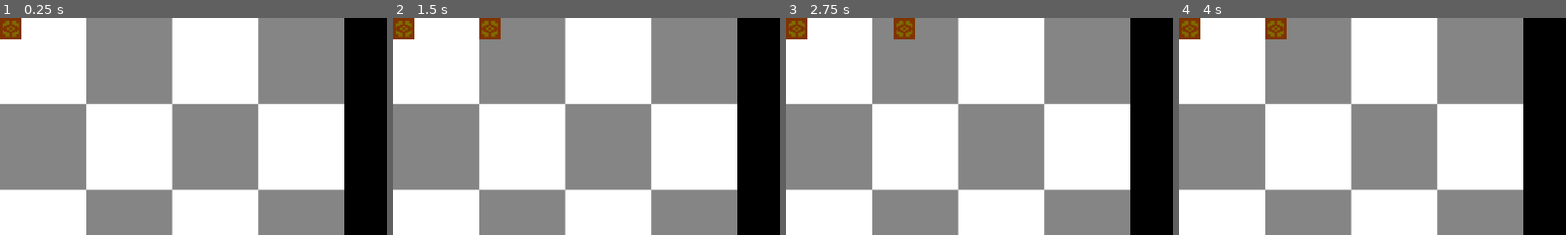
Above: before the commit, frames 1-4 (left to right).
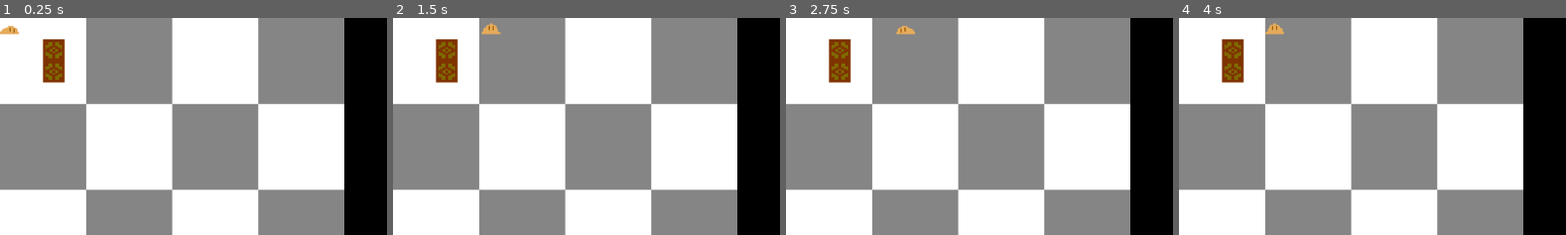
Above: after the commit, the same moments.

Repository: ANGELIX-sys/polycore
Game: Godot game, scene res://world.tscn
Two runs of this game, one before a commit and one after it. Both use one fixed random seed, a clock stepped at 60 frames per second and the inputs below.
Inputs (mouse positions are % of the whole screen's width and height, from its top left):
- Up to frame 1 (0.25 s): no input
- Up to frame 2 (1.5 s): tap Enter at 0.5 s; move the mouse to (72, 45) at 0.52 s; hold Right (move_right) 0.53-1.25 s; hold Shift (move_modifier) 0.53-1.25 s; click (72, 45) at 0.67 s; tap Space at 1.25 s; drag from (30, 55) to (45, 70) at 1.27 s
- Up to frame 3 (2.75 s): tap Enter at 2 s; move the mouse to (60, 28) at 2.02 s; hold Right (move_right) from 2.03 s (still down); tap Delete at 2.1 s
- Up to frame 4 (4 s): release Right (move_right) at 2.75 s; tap Space at 2.75 s; drag from (45, 70) to (20, 35) at 2.77 s; tap Enter at 3.5, 3.6 s; move the mouse to (80, 65) at 3.52 s; hold Left (move_left) from 3.53 s (still down)
The pictures show only the part of the screen within x 0-50%, y 0-50%; the shares and areas given below are measured in that part.

The runs differ from the first frame. In frame 1, 1.7% of the frame differs, in the area x 0-17%, y 0-30%; in frame 2, 2.2%, in the area x 0-28%, y 0-30%; in frame 3, 2.2%; in frame 4, 2.2%.

Commit message:
working on multipush because its still broken
sad face

Diff:
--- a/src/box.gd
+++ b/src/box.gd
@@ -1,6 +1,8 @@
 extends Dyna
 
 func _ready():
+	# this is only here because if you put it in the Dyna script, all objects go to (0, 0, 0, 0)
+	current_pos = start_pos
 	get_node("../Player").move.connect(_on_move)
 
 func _process(delta):
--- a/src/dyna.gd
+++ b/src/dyna.gd
@@ -6,9 +6,6 @@
 
 # emitted when a Dynamic Object moves
 signal move
-
-func _ready():
-	current_pos = start_pos
 
 func do_slide():
 	if slide < 1:
@@ -45,22 +42,34 @@
 	if movement_direction == dirs.UP:
 		next_pos.w -= shift_multiplier
 
-	global.colliders = [ self ] # Replace this line with the implementation of the following code
+
+	#if (place_meeting(next_x, next_y, layer_tilemap_get_id("terrain")) and !place_meeting(next_x, next_y, layer_tilemap_get_id("solid"))) and next_x > 0 and next_x < room_width - 8 and next_y > 0 and next_y < room_height - 8 {
+	#	array_push(global.colliders, self)
+	#	var collided = instance_place(next_x, next_y, obj_push)
+	#	if instance_exists(collided) {
+	#		collided.movement_direction = movement_direction
+	#		collided.shift_val = shift_val
+	#		with collided do_move()
+	#	}
+	#} else {
+	#	global.colliders = []
+	#}
+	global.colliders = [ self ]
 	var collided = move_and_collide(pos_to_pixels(next_pos) - pos_to_pixels(), true)
 	if collided != null:
 		collided = collided.get_collider()
-		if (next_pos.x >= 0 and next_pos.x < global.room_dims.x
+		# if the collided object properties match these conditions
+		if (collided.get_groups().has("pushable")
+		# and it is in bounds
+		and next_pos.x >= 0 and next_pos.x < global.room_dims.x
 		and next_pos.y >= 0 and next_pos.y < global.room_dims.y
 		and next_pos.z >= 0 and next_pos.z < global.room_dims.z
 		and next_pos.w >= 0 and next_pos.w < global.room_dims.w
 		):
-			if collided.get_groups().has("pushable"):
-				collided.movement_direction = movement_direction
-				collided.shift_multiplier = shift_multiplier
-				get_tree().call_group("pushable", "move")
-
-		else:
-			return
+			collided.movement_direction = movement_direction
+			collided.shift_multiplier = shift_multiplier
+			global.colliders.append(collided)
+		else: return
 
 	for collider in global.colliders:
 		collider.slide = 0
--- a/src/obj.gd
+++ b/src/obj.gd
@@ -3,11 +3,11 @@
 # represents the zoom amount
 @export var zoom_val = 16
 # represents the starting position of an object
-@export var start_pos: Vector4i = Vector4i()
+@export var start_pos: Vector4i
 # represents the objects position in the current room
-@export var current_pos: Vector4i = Vector4i(0, 0, 0, 0)
+@export var current_pos: Vector4i
 # represents the current room the object is located in, NYI
-@export var current_loc: Vector4i = Vector4i(0, 0, 0, 0)
+@export var current_loc: Vector4i
 
 # converts a position in the room to pixel coordinates
 func pos_to_pixels(pos: Vector4i = current_pos):
Not shown, changed: src/icon.svg.import
